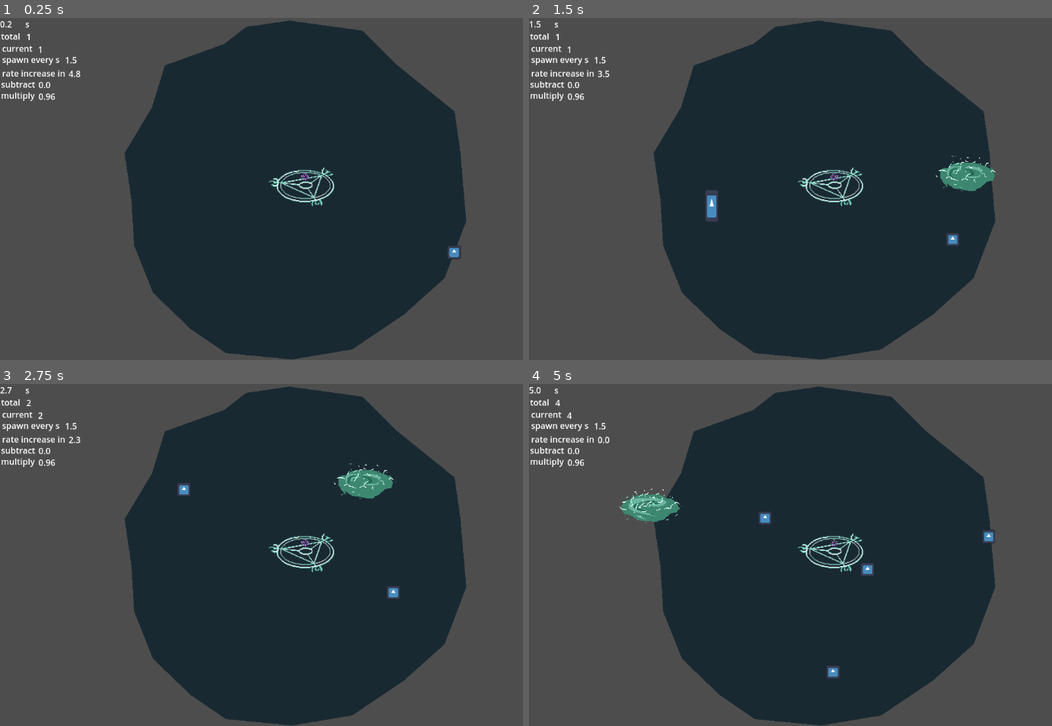
Above: before the commit, frames 1-4 (two rows, left to right).
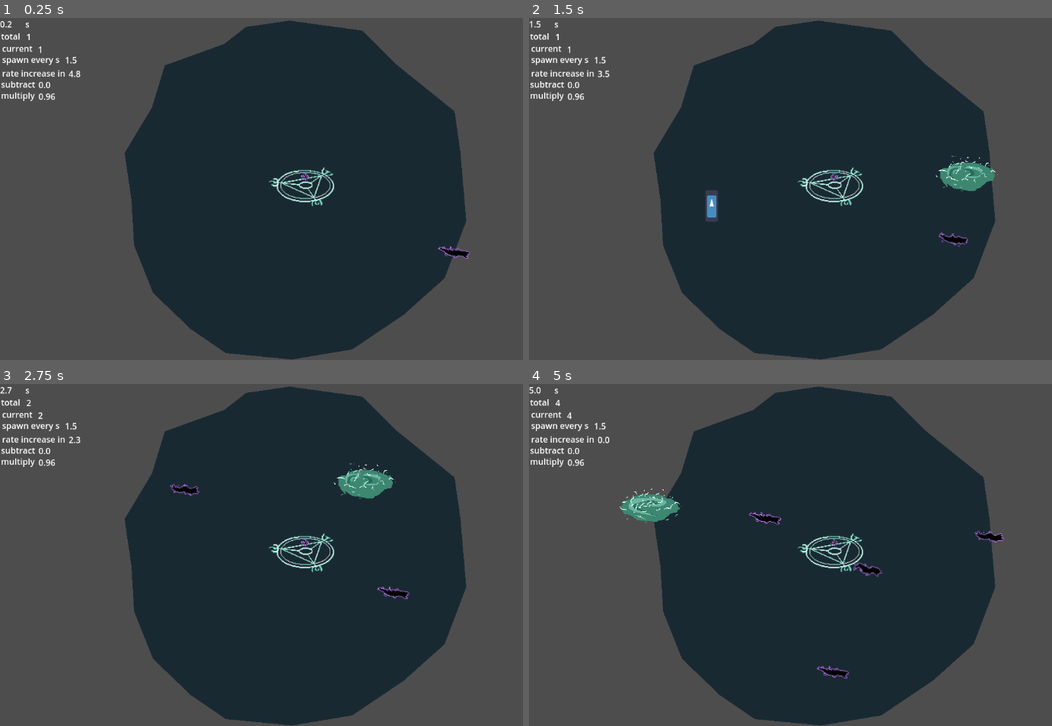
Above: after the commit, the same moments.

Repository: alifeee/loop
Game: Godot game, scene res://scenes/main.tscn
The game is run twice, just before and just after one commit, with the same random seed, the same clock (stepped at 60 frames per second) and the same inputs. The engine's default icon, where the game draws it, is replaced by a stand-in: a white triangle on a blue panel in a dark square.
Inputs (mouse positions are in pixels of both pictures, inside the frame that each line leads up to):
- Up to frame 1 (0.25 s): no input
- Up to frame 2 (1.5 s): move the mouse to (968, 171) at 0.52 s; click (968, 171) at 0.67 s; move the mouse to (712, 206) at 1.27 s; click (712, 206) at 1.42 s
- Up to frame 3 (2.75 s): move the mouse to (366, 479) at 2.02 s; click (366, 479) at 2.17 s
- Up to frame 4 (5 s): move the mouse to (800, 623) at 2.77 s; click (800, 623) at 2.92 s; move the mouse to (1015, 606) at 3.52 s; click (1015, 606) at 3.67 s; move the mouse to (649, 503) at 4.27 s; click (649, 503) at 4.42 s

The runs differ from the first frame. In frame 1, 0.1% of the frame differs, in the area x 83-90%, y 66-71%; in frame 2, 0.1%; in frame 3, 0.3%; in frame 4, 0.6%, in the area x 41-91%, y 37-87%.

Commit message:
feat: demon

Diff:
--- a/scenes/demon.tscn
+++ b/scenes/demon.tscn
@@ -1,19 +1,55 @@
-[gd_scene load_steps=4 format=3 uid="uid://bl2csjlnsrcy7"]
+[gd_scene load_steps=9 format=3 uid="uid://bl2csjlnsrcy7"]
 
 [ext_resource type="Script" uid="uid://b4nh26i4whmsb" path="res://scripts/demon.gd" id="1_3t42y"]
-[ext_resource type="Texture2D" uid="uid://wajv0p62nlg7" path="res://icon.svg" id="1_ye80u"]
+[ext_resource type="Texture2D" uid="uid://c5rdmvfo7hmqs" path="res://assets/animations/wriggler/wriggler_move.png" id="3_ofewj"]
 
 [sub_resource type="CircleShape2D" id="CircleShape2D_3t42y"]
 radius = 14.15
+
+[sub_resource type="AtlasTexture" id="AtlasTexture_yt4xr"]
+atlas = ExtResource("3_ofewj")
+region = Rect2(0, 0, 64, 64)
+
+[sub_resource type="AtlasTexture" id="AtlasTexture_g6uwn"]
+atlas = ExtResource("3_ofewj")
+region = Rect2(64, 0, 64, 64)
+
+[sub_resource type="AtlasTexture" id="AtlasTexture_k1cvy"]
+atlas = ExtResource("3_ofewj")
+region = Rect2(0, 64, 64, 64)
+
+[sub_resource type="AtlasTexture" id="AtlasTexture_j12ep"]
+atlas = ExtResource("3_ofewj")
+region = Rect2(64, 64, 64, 64)
+
+[sub_resource type="SpriteFrames" id="SpriteFrames_u20x4"]
+animations = [{
+"frames": [{
+"duration": 1.0,
+"texture": SubResource("AtlasTexture_yt4xr")
+}, {
+"duration": 1.0,
+"texture": SubResource("AtlasTexture_g6uwn")
+}, {
+"duration": 1.0,
+"texture": SubResource("AtlasTexture_k1cvy")
+}, {
+"duration": 1.0,
+"texture": SubResource("AtlasTexture_j12ep")
+}],
+"loop": true,
+"name": &"default",
+"speed": 5.0
+}]
 
 [node name="Demon" type="AnimatableBody2D"]
 script = ExtResource("1_3t42y")
 walk_angle = 0.2
 walk_speed = 50.0
 
-[node name="Sprite2D" type="Sprite2D" parent="."]
-scale = Vector2(0.2, 0.2)
-texture = ExtResource("1_ye80u")
-
 [node name="CollisionShape2D" type="CollisionShape2D" parent="."]
 shape = SubResource("CircleShape2D_3t42y")
+
+[node name="AnimatedSprite2D" type="AnimatedSprite2D" parent="."]
+sprite_frames = SubResource("SpriteFrames_u20x4")
+autoplay = "default"
Not shown: 1 places in scenes/main.tscn that only renumber resources
